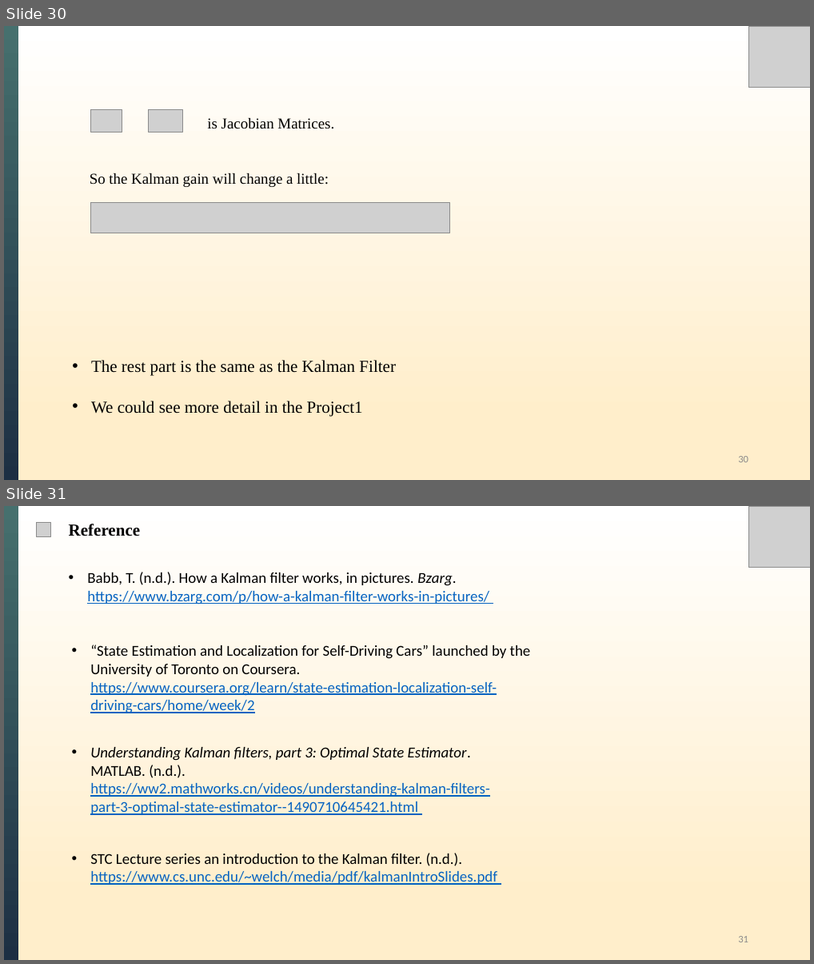
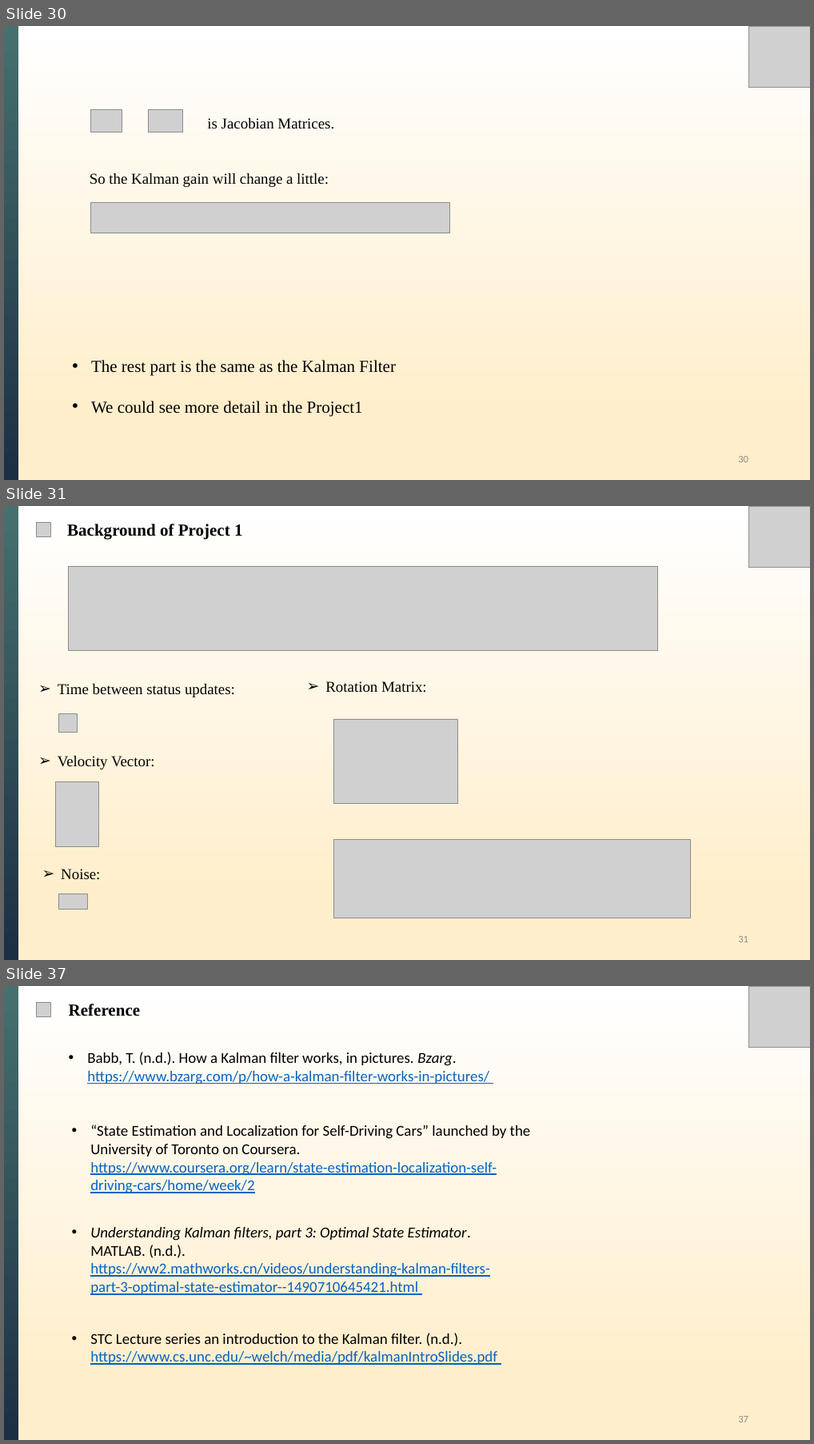
Before and after one commit to XiongWT1024/self-study-2024, a slide deck: Kalman Filter/Kalman Filters_Slide.pptx. Shown one above the other, each under a label of ours: slides 30 and 31 before the commit, slides 30, 31 and 37 after it; the slides between them are not shown. The pictures are 814x964 and 814x1444 pixels, drawn with LibreOffice and Linux fonts; fonts in the diff are those of the drawing; grey boxes stand for pictures. Boxes give left, top, right and bottom in pixels: in the first picture for what was removed or moved away, otherwise in the second. Text is boxed around its words. In the diff, an @@ line names an element or a change of style, - is before the commit and + after.

```diff
--- a/Kalman Filter/Kalman Filters_Slide.pptx
+++ b/Kalman Filter/Kalman Filters_Slide.pptx
@@ slide 31 added at [4, 506, 810, 960], background gradient #FFEECB to #FFFFFF @@
@@ rectangle added at [4, 506, 18, 960], fill gradient #46706E to #1C2F43 @@
@@ picture added at [36, 522, 50, 537] @@
@@ text added at [67, 524, 243, 540], 20 pt, text #000000, bold @@
+Background of Project 1
@@ picture added at [750, 506, 810, 567] @@
@@ picture added at [68, 566, 658, 651] @@
@@ text added at [58, 684, 235, 697], 18 pt, text #000000 @@
+➢ Time between status updates:
@@ text added at [326, 681, 427, 692], 18 pt, text #000000 @@
+➢ Rotation Matrix:
@@ picture added at [59, 713, 77, 732] @@
@@ picture added at [334, 719, 458, 804] @@
@@ text added at [58, 756, 154, 769], 18 pt, text #000000 @@
+➢ Velocity Vector:
@@ picture added at [55, 781, 98, 846] @@
@@ picture added at [334, 839, 691, 917] @@
@@ text added at [61, 868, 100, 880], 18 pt, text #000000 @@
+➢ Noise:
@@ picture added at [58, 894, 87, 908] @@
@@ page number added at [738, 936, 749, 942], 12 pt, text #8C8C8C @@
+31
@@ what was slide 31 is now slide 37 @@
@@ page number at [738, 1416, 749, 1422]: text changed @@
-31
+37
```
Also in this commit, not shown: 5 other slides added, 8 other files.
